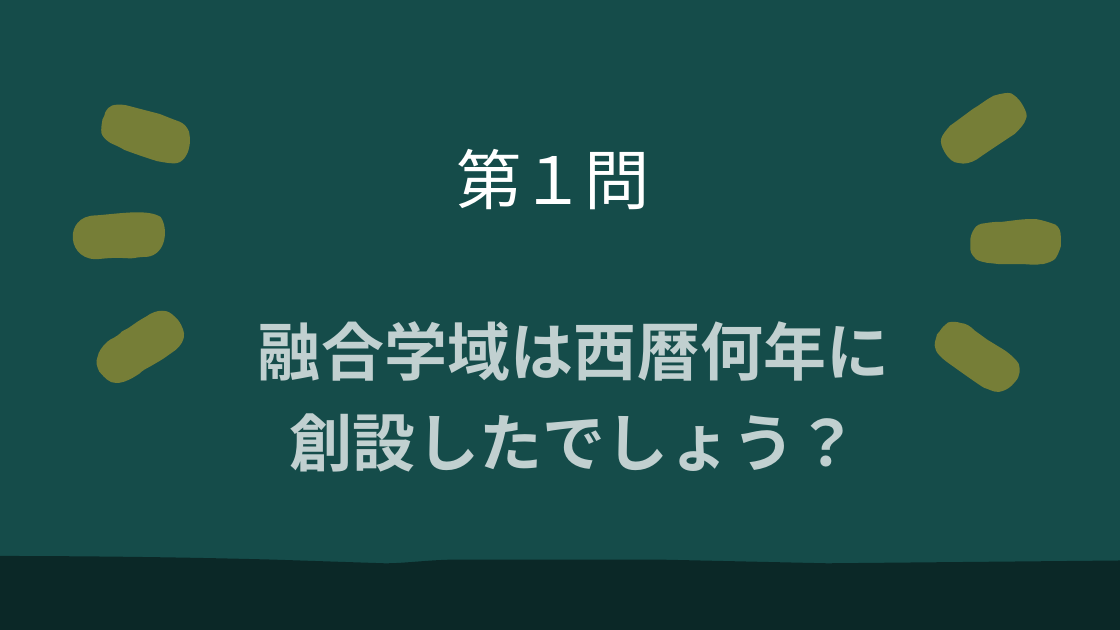
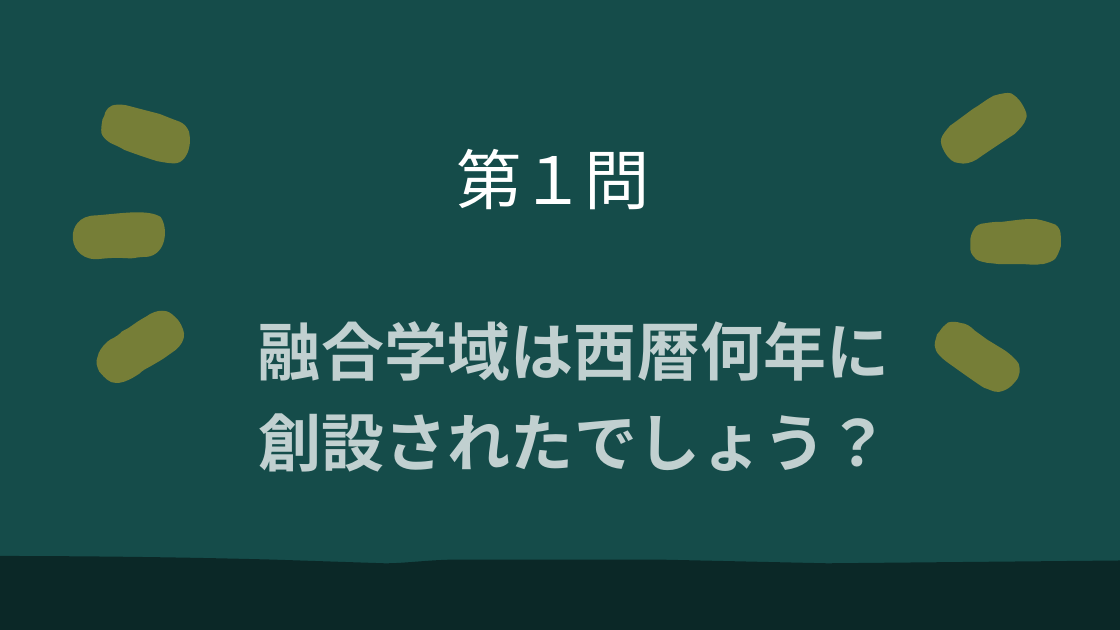
Before and after one commit to ogawa3427/utils, a slide deck: slide 2 of quiz/quiz.pptx. Drawn at 1120x630 pixels with LibreOffice and Linux fonts; fonts in the diff are those of the drawing. Boxes give left, top, right and bottom in pixels: in the first picture for what was removed or moved away, otherwise in the second. Text is boxed around its words. In the diff, an @@ line names an element or a change of style, - is before the commit and + after.

Commit message:
test

```diff
--- a/quiz/quiz.pptx
+++ b/quiz/quiz.pptx
@@ text at (x1=258, y1=321, x2=890, y2=472): text changed @@
-融合学域は西暦何年に創設したでしょう？
+融合学域は西暦何年に創設されたでしょう？
```
